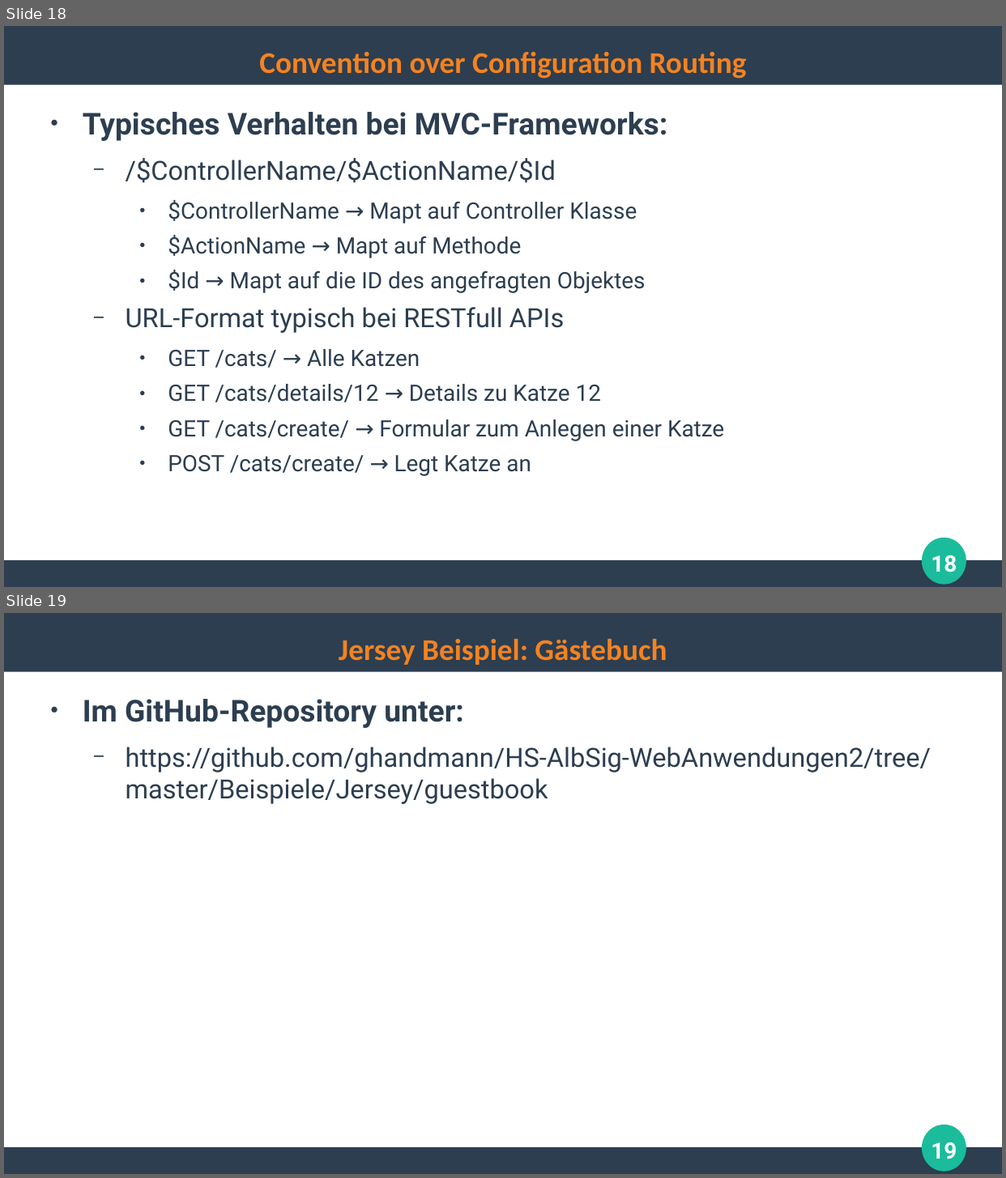
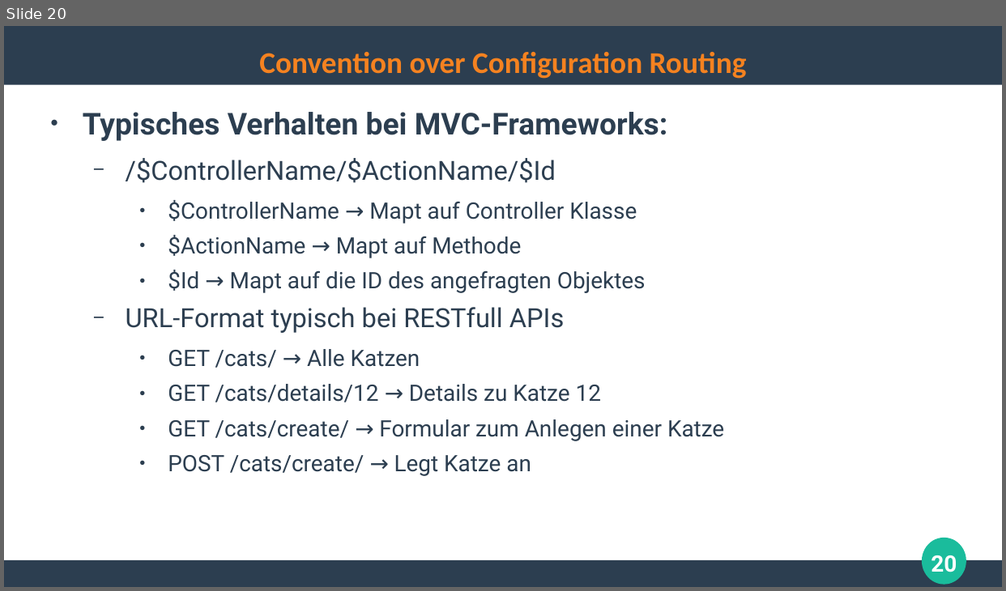
Before and after one commit to ghandmann/HS-AlbSig-WebAnwendungen2, a slide deck: Kapitel/04_WebFrameworks_1x1.odp. Shown one above the other, each under a label of ours: slides 18 and 19 before the commit, slide 20 after it. The pictures are 1006x1178 and 1006x591 pixels, drawn with LibreOffice and Linux fonts; fonts in the diff are those of the drawing. Boxes give left, top, right and bottom in pixels: in the first picture for what was removed or moved away, otherwise in the second. Text is boxed around its words. In the diff, an @@ line names an element or a change of style, - is before the commit and + after.

Commit message:
remove jersey, integrate express

```diff
--- a/Kapitel/04_WebFrameworks_1x1.odp
+++ b/Kapitel/04_WebFrameworks_1x1.odp
@@ slide 19 removed at <box>4,613,1002,1174</box>, background #FFFFFF; not listed: 3 template elements that a slide beside it also shows @@
@@ title removed at <box>339,639,667,665</box> @@
-Jersey Beispiel: Gästebuch
@@ text removed at <box>83,699,931,804</box> @@
-● Im GitHub-Repository unter:
-  − https://github.com/ghandmann/HS-AlbSig-WebAnwendungen2/tree/master/Beispiele/Jersey/guestbook
@@ page number removed at <box>931,1143,957,1159</box> @@
-19
@@ what was slide 18 is now slide 20 @@
@@ page number at <box>931,556,957,573</box>: text changed @@
-18
+20
```
Also in this commit, not shown: 1 slide changed, 6 slides added, 3 other slides removed.
